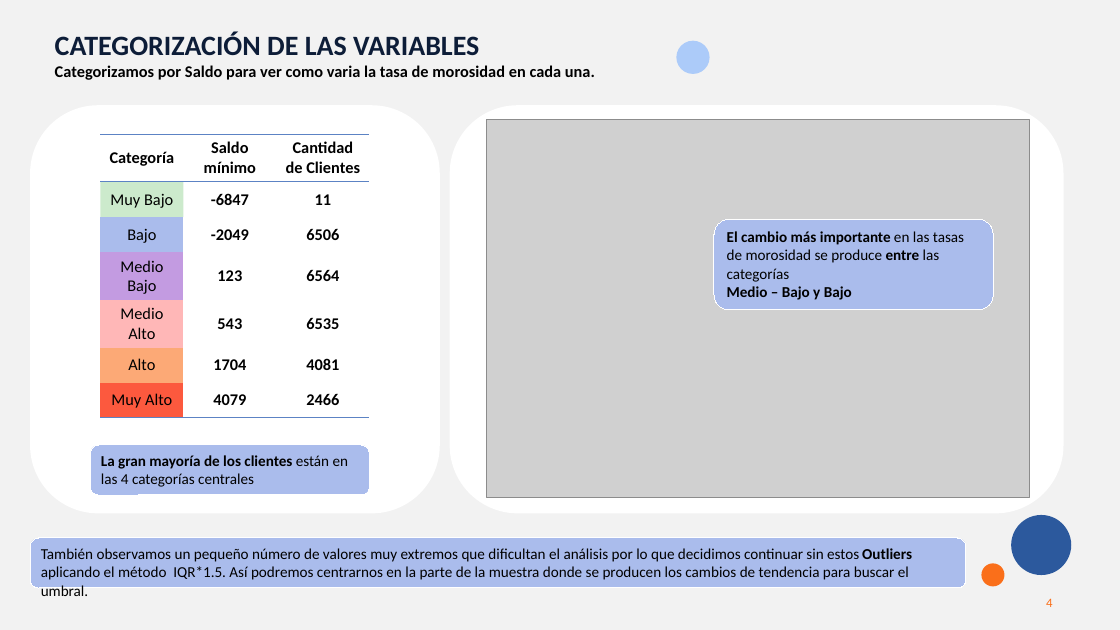
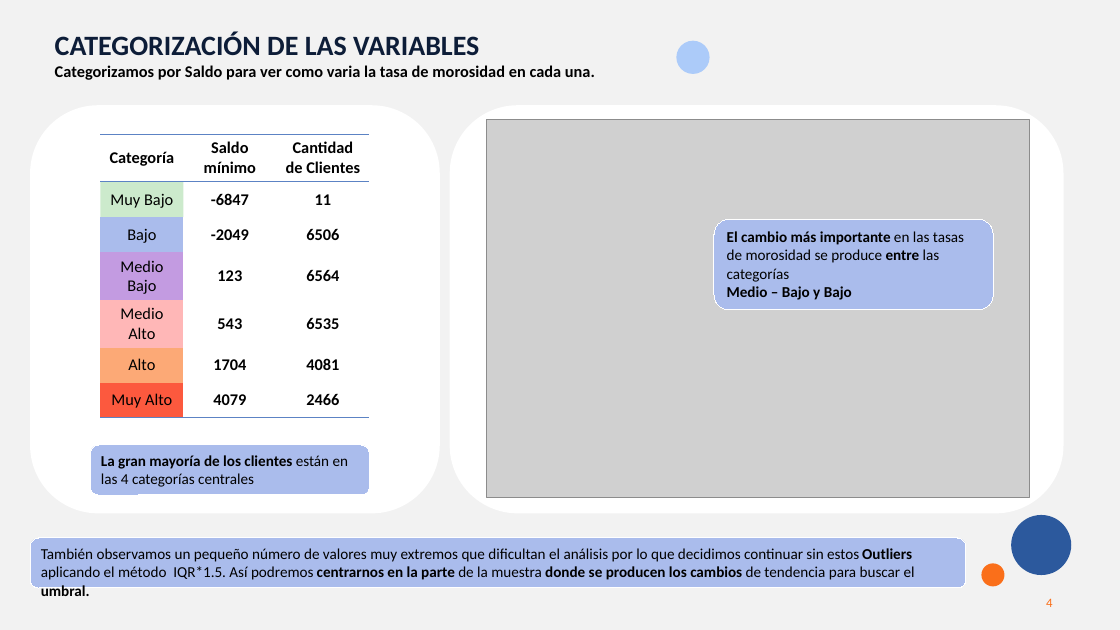
Before and after one commit to MarinaTorba/PersonalDataProrjects, a slide deck: slide 4 of Equip_B/results/S3_Presentacion_Finanzas.pptx. Drawn at 1120x630 pixels with LibreOffice and Linux fonts; fonts in the diff are those of the drawing; grey boxes stand for pictures. Boxes give left, top, right and bottom in pixels: in the first picture for what was removed or moved away, otherwise in the second. Text is boxed around its words. In the diff, an @@ line names an element or a change of style, - is before the commit and + after.

```diff
--- a/Equip_B/results/S3_Presentacion_Finanzas.pptx
+++ b/Equip_B/results/S3_Presentacion_Finanzas.pptx
@@ rounded rectangle "También observamos un pequeño número ..." at (30,538,966,588): bold on in "centrarnos en la parte donde se producen ..." @@
```
Also in this commit, not shown: 7 other slides changed.
